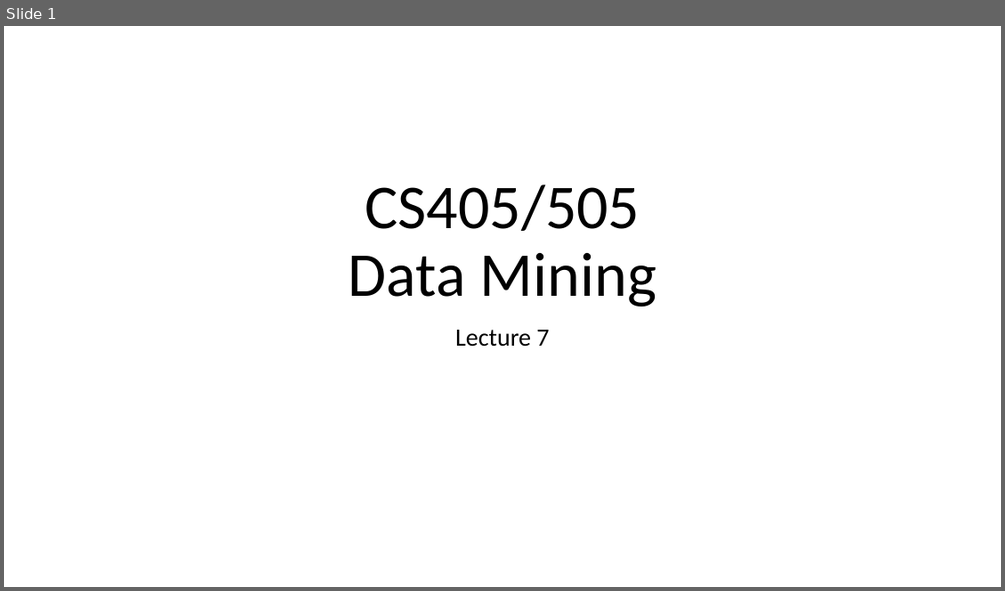
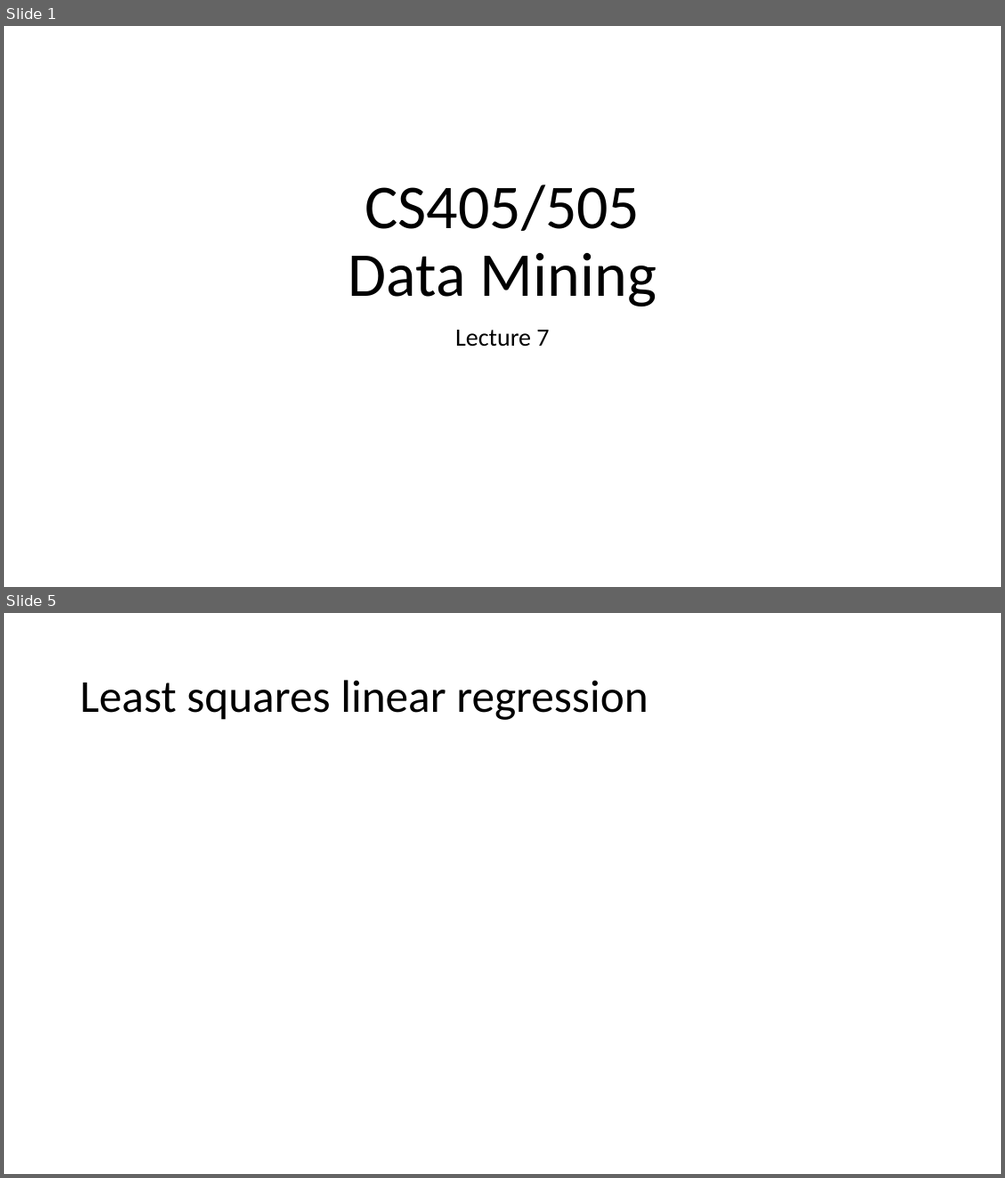
Before and after one commit to russellu/cs405, a slide deck: Lecture_07.pptx. Shown one above the other, each under a label of ours: slide 1 before the commit, slides 1 and 5 after it; the slides between them are not shown. The pictures are 1005x591 and 1005x1178 pixels, drawn with LibreOffice and Linux fonts; fonts in the diff are those of the drawing; grey boxes stand for pictures. Boxes give left, top, right and bottom in pixels: in the first picture for what was removed or moved away, otherwise in the second. Text is boxed around its words. In the diff, an @@ line names an element or a change of style, - is before the commit and + after.

```diff
--- a/Lecture_07.pptx
+++ b/Lecture_07.pptx
@@ slide 5 added at [4,613,1001,1174], background #FFFFFF @@
@@ title added at [80,680,648,720], 44 pt, text #000000 @@
+Least squares linear regression
```
Also in this commit, not shown: 1 slide changed, 6 other slides added.
